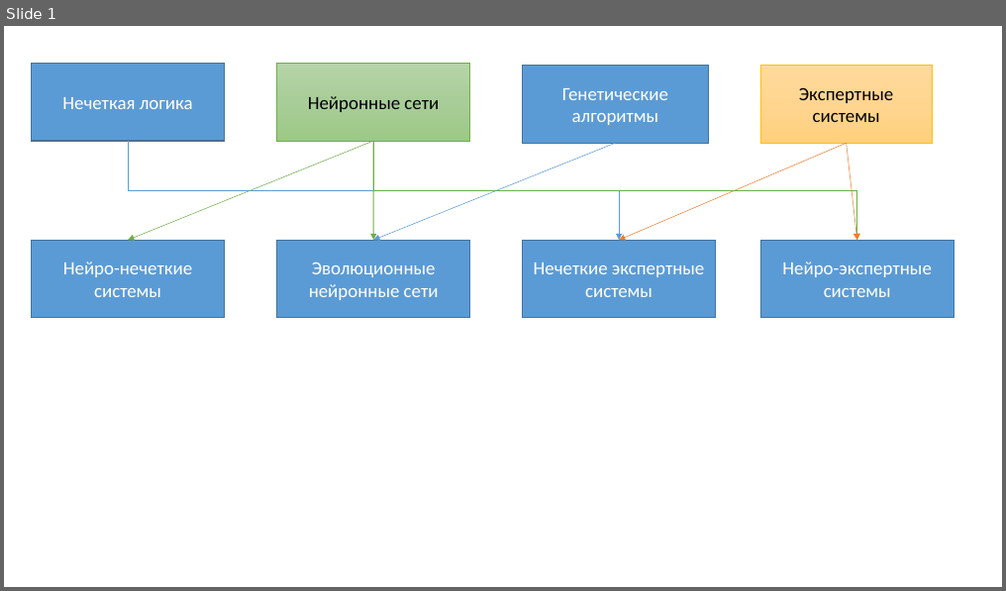
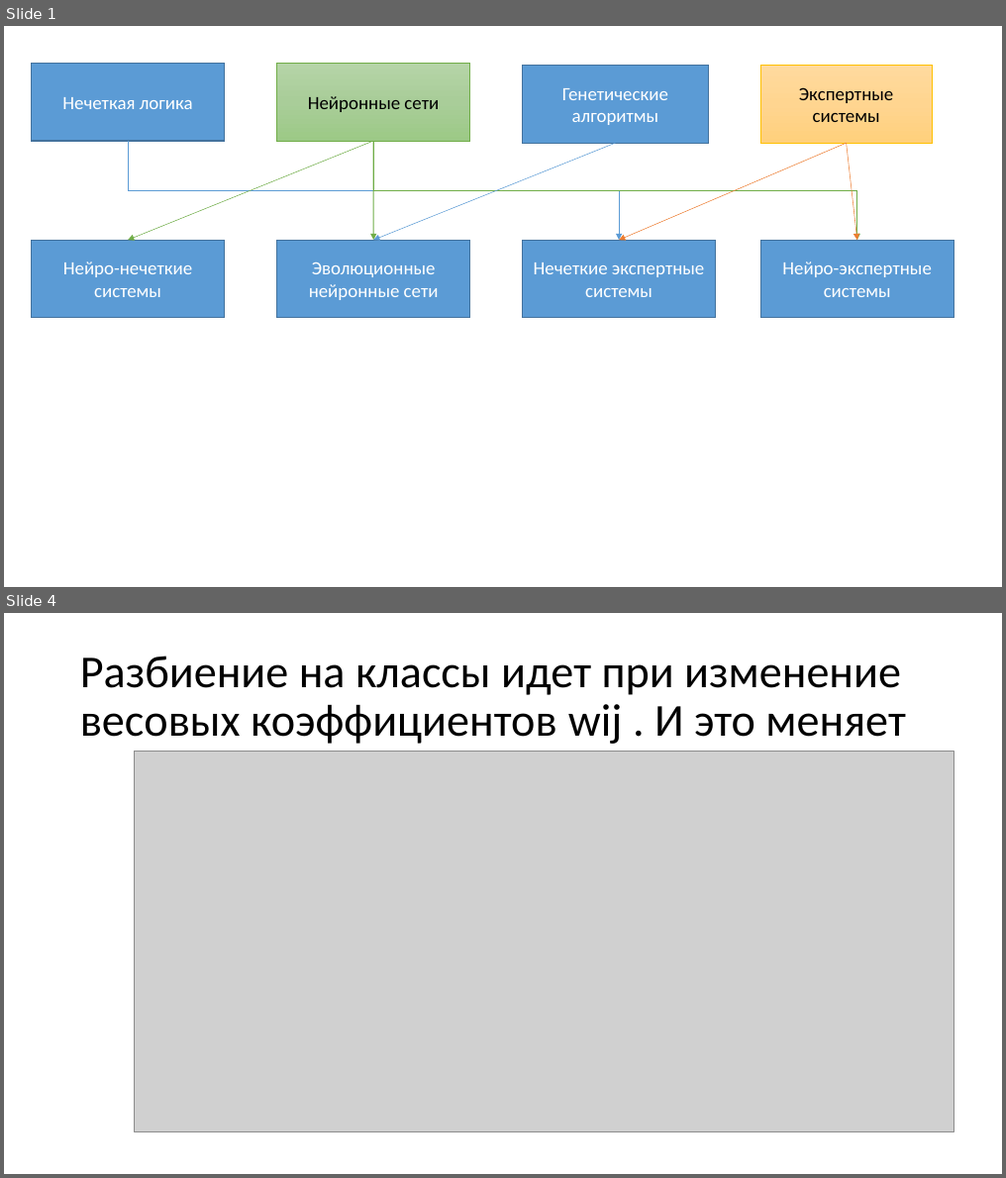
Before and after one commit to SofiFairyTell/labwork_2021, a slide deck: Моделирование систем_/Лекции/Схемы.pptx. Shown one above the other, each under a label of ours: slide 1 before the commit, slides 1 and 4 after it; the slides between them are not shown. The pictures are 1006x591 and 1006x1178 pixels, drawn with LibreOffice and Linux fonts; fonts in the diff are those of the drawing; grey boxes stand for pictures. Boxes give left, top, right and bottom in pixels: in the first picture for what was removed or moved away, otherwise in the second. Text is boxed around its words. In the diff, an @@ line names an element or a change of style, - is before the commit and + after.

```diff
--- a/Моделирование систем_/Лекции/Схемы.pptx
+++ b/Моделирование систем_/Лекции/Схемы.pptx
@@ slide 4 added at [4, 613, 1002, 1174], background #FFFFFF @@
@@ title added at [80, 656, 905, 744], 44 pt, text #000000 @@
+Разбиение на классы идет при изменение весовых коэффициентов wij . И это меняет
@@ picture added at [135, 752, 954, 1132] @@
```
Also in this commit, not shown: 2 other slides added, 2 other files.
